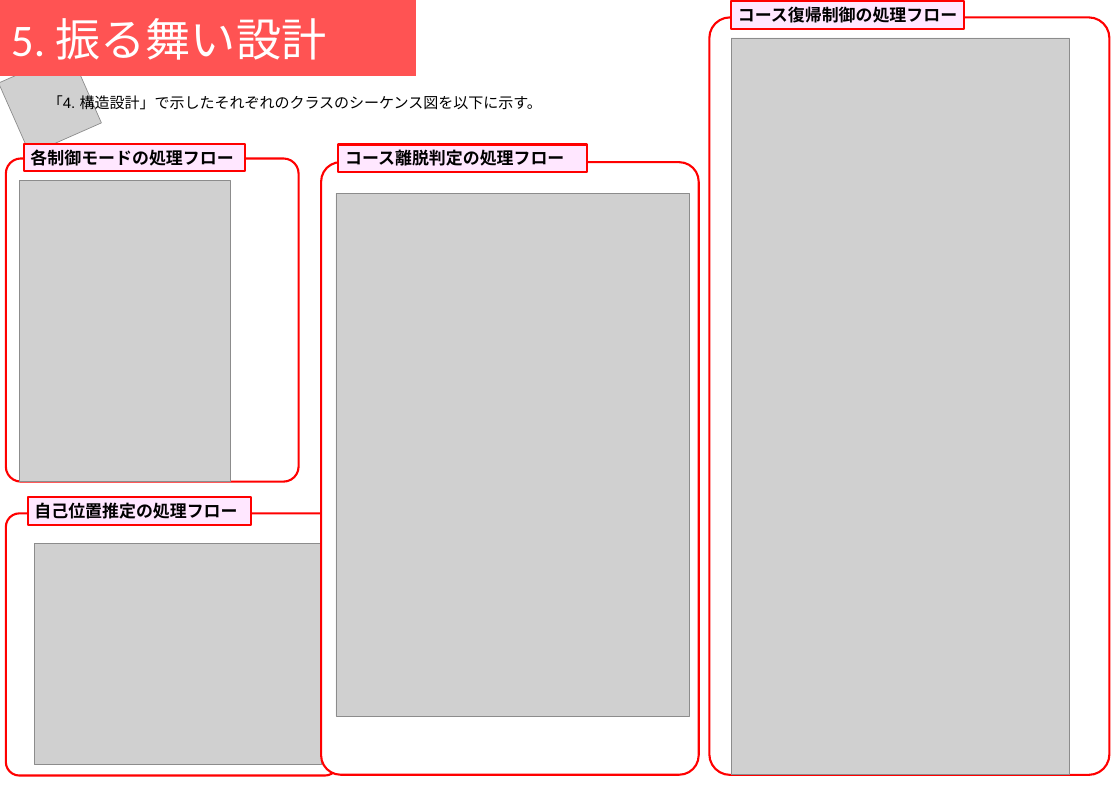
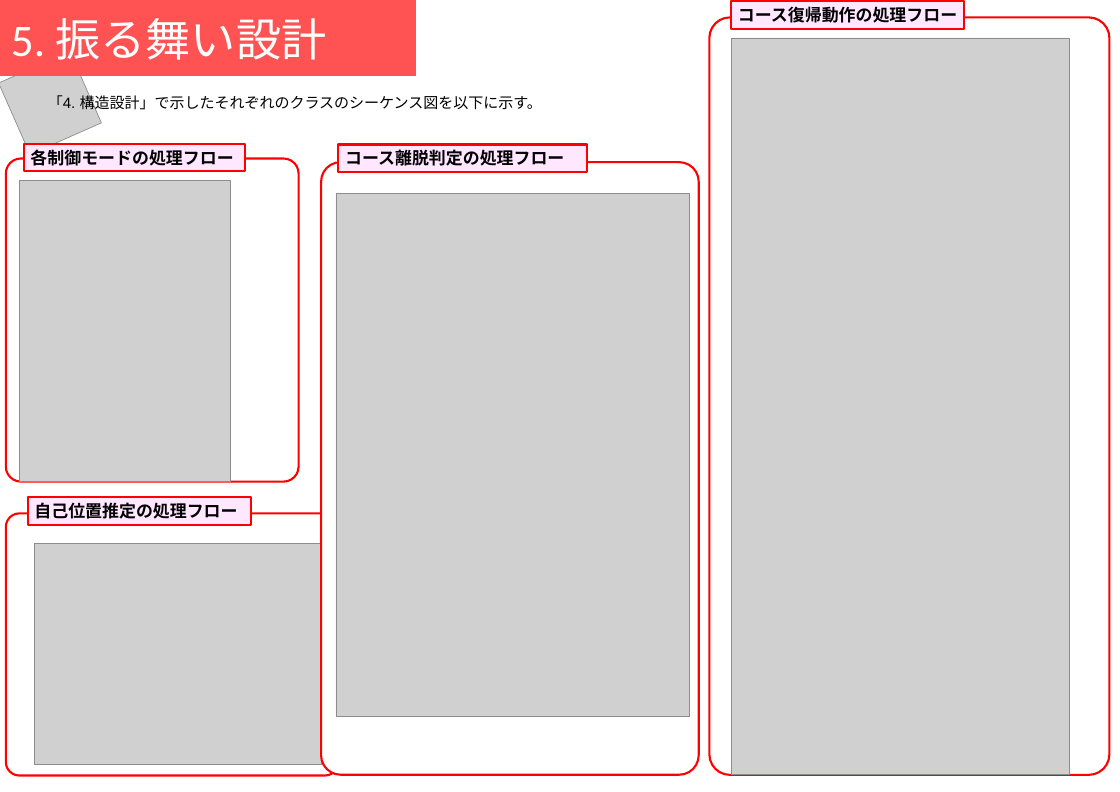
Before and after one commit to Yamacho9/MsBBProject, a slide deck: slide 5 of モデル提出用/モデル_馬場案.pptx. Drawn at 1120x792 pixels with LibreOffice and Linux fonts; fonts in the diff are those of the drawing; grey boxes stand for pictures. Boxes give left, top, right and bottom in pixels: in the first picture for what was removed or moved away, otherwise in the second. Text is boxed around its words. In the diff, an @@ line names an element or a change of style, - is before the commit and + after.

Commit message:
モデル（要求分析）と記述の統一をした（コース復帰動作とか）

```diff
--- a/モデル提出用/モデル_馬場案.pptx
+++ b/モデル提出用/モデル_馬場案.pptx
@@ text in rectangle at (x1=738, y1=6, x2=957, y2=23): text changed @@
-コース復帰制御の処理フロー
+コース復帰動作の処理フロー
```
Also in this commit, not shown: 3 other slides changed.
